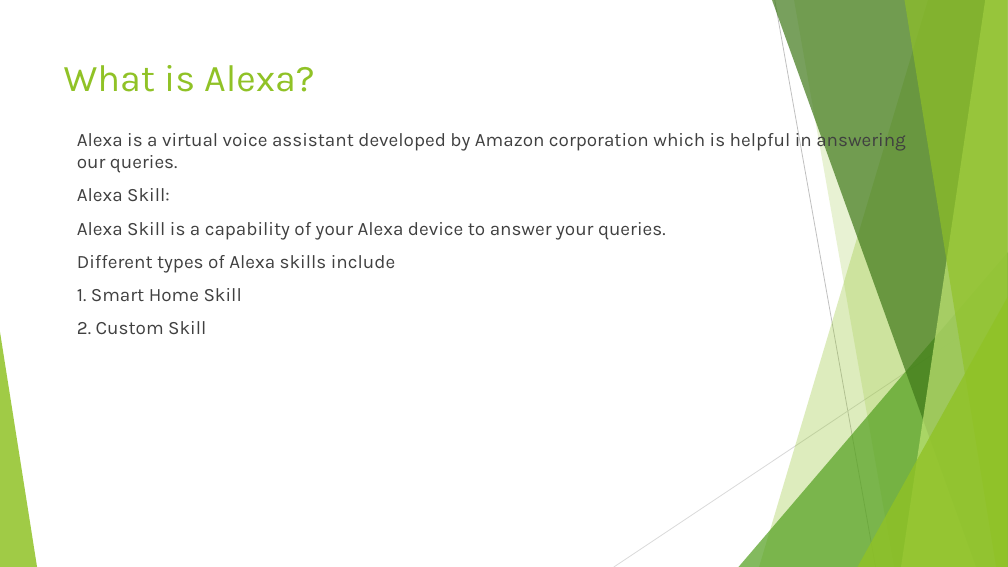
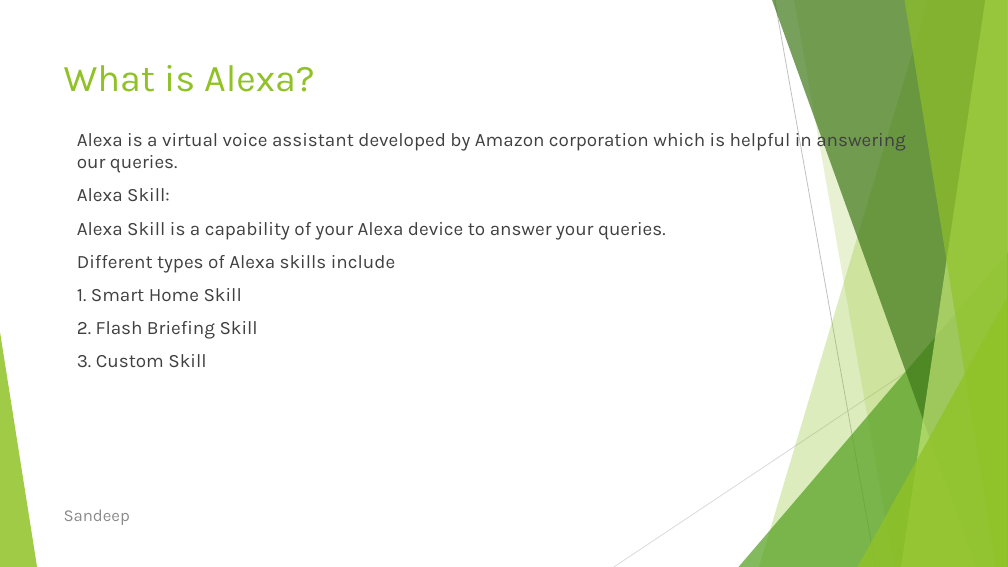
Before and after one commit to Sampath2609/Workshop02, a slide deck: slide 3 of .NETPresentation.pptx. Drawn at 1008x567 pixels with LibreOffice and Linux fonts; fonts in the diff are those of the drawing. Boxes give left, top, right and bottom in pixels: in the first picture for what was removed or moved away, otherwise in the second. Text is boxed around its words. In the diff, an @@ line names an element or a change of style, - is before the commit and + after.

```diff
--- a/.NETPresentation.pptx
+++ b/.NETPresentation.pptx
@@ text at (77,321,258,367): text changed @@
-2. Custom Skill
+2. Flash Briefing Skill
+3. Custom Skill
@@ text added at (64,509,130,525), 16 pt, text #8C8C8C @@
+Sandeep
```
Also in this commit, not shown: 12 other slides changed, 2 slides added.
